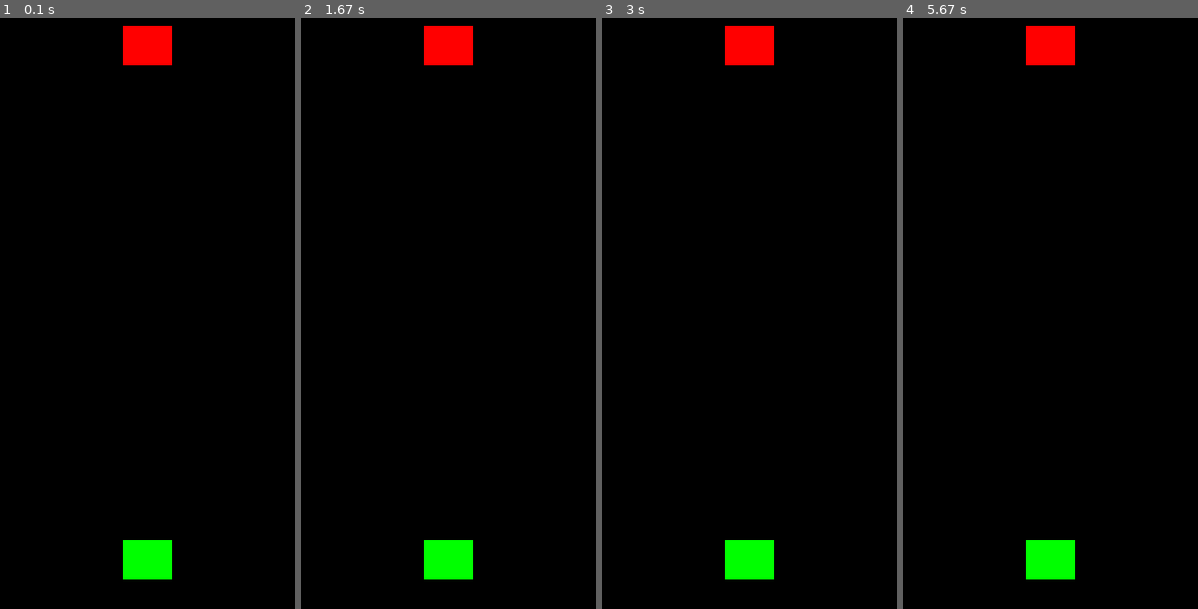
Above: before the commit, frames 1-4 (left to right).
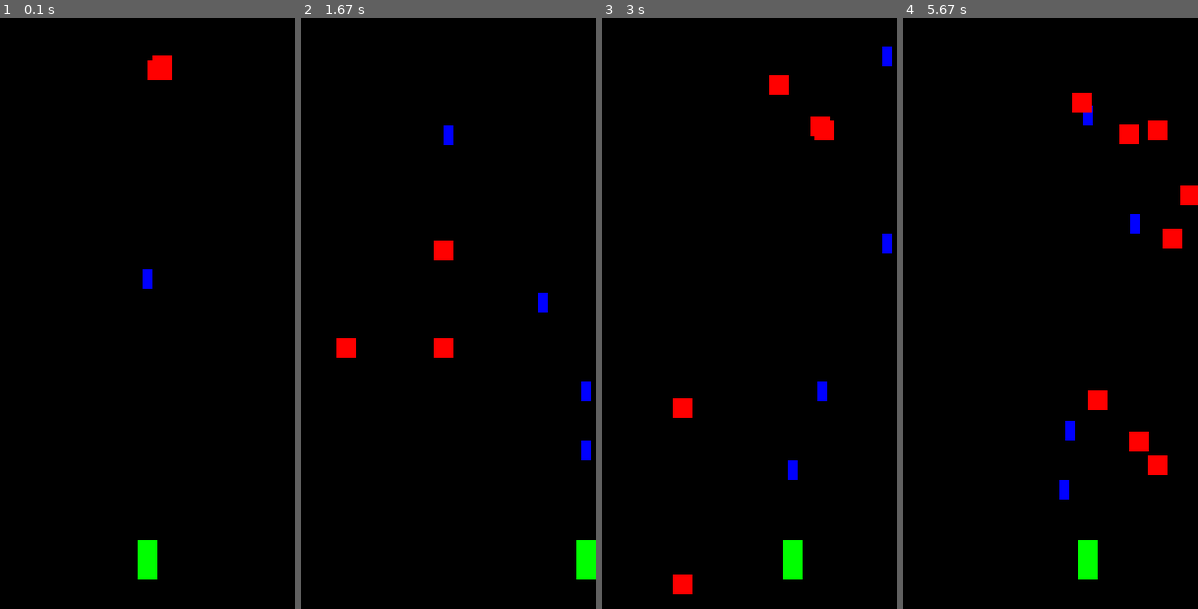
Above: after the commit, the same moments.

Repository: lispalding/pygame__shmup1
Game: pygame game, started from main.py
Two runs of this game, one before a commit and one after it. Both use one fixed random seed, a clock stepped at 60 frames per second and the inputs below.
Inputs:
- Up to frame 1 (0.1 s): no input
- Up to frame 2 (1.67 s): hold Space 0.33-0.8 s; hold Right 0.33-0.8 s; hold Right 0.83-1.3 s; tap Space at 0.9, 1.2, 1.4 s; hold W 1.33-1.63 s
- Up to frame 3 (3 s): hold Right 1.67-2.13 s; tap Space at 1.73, 2.03, 2.23, 2.53, 2.8 s; hold A 2.17-2.7 s; hold Down from 2.73 s (still down)
- Up to frame 4 (5.67 s): release Down at 3.03 s; hold A 3.07-3.47 s; tap Space at 3.13, 3.43, 3.57, 3.97, 4.27, 4.63, 5.03, 5.33, 5.53 s; hold Up 3.5-3.87 s; hold D 3.9-4.53 s; hold Down 4.57-4.93 s; hold A 4.97-5.43 s; hold Right from 5.47 s (still down)

The runs differ from the first frame. In frame 1, 2.0% of the frame differs, in the area x 41-59%, y 1-95%; in frame 2, 3.8%; in frame 3, 4.1%; in frame 4, 4.8%, in the area x 41-100%, y 1-95%.

Commit message:
03/10/2021 Push -- 2:07PM

Diff:
--- a/main.py
+++ b/main.py
@@ -19,15 +19,13 @@
 
 WIDTH = 300
 HEIGHT = 600
-
-FPS = 60
 ############## !! FIN !! ###############
 
 ############# !! CLASSES !! ############
 class Player(pg.sprite.Sprite):
     def __init__(self):
         super(Player, self).__init__() # Setting the __init__ function as the super class
-        self.image = pg.Surface((50, 40)) # Setting the height and width of the player sprite
+        self.image = pg.Surface((20, 40)) # Setting the height and width of the player sprite
         self.image.fill(GREEN) # Filling the sprite image a certain color
 
         self.rect = self.image.get_rect()
@@ -36,26 +34,110 @@
 
         self.speedx = 0
 
+        self.keypressed = False
+
+    def shoot(self):
+        b = Bullet(self.rect.centerx, self.rect.top-1)
+        allSprites.add(b)
+        bulletGroup.add(b)
+
+    def togglePressed(self):
+        """ To use: self.togglePressed()
+         This is the function that will check to see if a keypress is False. """
+        self.keypressed = False
+        self.speedx = 0
+
     def update(self):
+        """ To use: self.update()
+         This is the function that will update the movement of the player character. """
+        keystate = pg.key.get_pressed() # Checking the Keystate, whether it is pressed or not
+
+        ########## !!!! .. FLOW MOVEMENT .. !!!! ##########
+        if self.keypressed == False:
+            if keystate[pg.K_LEFT] or keystate[pg.K_a]:
+                self.speedx += -3
+                self.keypressed = True
+
+            if keystate[pg.K_RIGHT] or keystate[pg.K_d]:
+                self.speedx += 3
+                self.keypressed = True
+
         self.rect.x += self.speedx
+        ########## !!!! .. FLOW FINISHED .. !!!! ##########
+
+        # if keystate[K_SPACE]:
+        #     self.shoot()
+
+        ######### !!!! .. SCREEN BINDING .. !!!! ##########
+        ## Binding player to screen area...
+        if self.rect.left <= 0:
+            self.rect.left = 0
+
+        if self.rect.top <= 0:
+            self.rect.top = 0
+
+        if self.rect.bottom >= HEIGHT:
+            self.rect.bottom = HEIGHT
+
+        if self.rect.right >= WIDTH:
+            self.rect.right = WIDTH
+        ######### !!!! .. BINDING FINISH .. !!!! ##########
+
+class Bullet(pg.sprite.Sprite):
+    def __init__(self, x, y):
+        super(Bullet, self).__init__()
+
+        ## Creating the bullet image
+        self.image = pg.Surface((10, 20))  # Setting the height and width of the player sprite
+        self.image.fill(BLUE)  # Filling the sprite image a certain color
+
+        # Positioning the bullet
+        self.rect = self.image.get_rect()
+        self.rect.centerx = x
+        self.rect.bottom = y
+
+        self.speedy = -5
+
+    def update(self):
+        self.rect.y += self.speedy
+
+        if self.rect.bottom < 0:
+            self.kill()
 
 class NPC(pg.sprite.Sprite):
     def __init__(self):
         super(NPC, self).__init__()  # Setting the __init__ function as the super class
-        self.image = pg.Surface((50, 40))  # Setting the height and width of the player sprite
+        self.image = pg.Surface((20, 20))  # Setting the height and width of the player sprite
         self.image.fill(RED)  # Filling the sprite image a certain color
 
         self.rect = self.image.get_rect()
         self.rect.centerx = WIDTH / 2
         self.rect.bottom = (HEIGHT * .08)
 
-        self.speedx = 0
-        self.speedy = 0
+        self.randSpeedX = r.randrange(2,4)
+        self.randSpeedY = r.randrange(2,4)
+
+        self.speedx = self.randSpeedX
+        self.speedy = self.randSpeedY
 
     def update(self):
         self.rect.x += self.speedx
         self.rect.y += self.speedy
 
+        ##### !! SCREEEN WRAPPING !! #####
+        if self.rect.left > WIDTH:
+            self.rect.left = 0
+
+        if self.rect.right < 0:
+            self.rect.right = WIDTH
+
+        if self.rect.top > HEIGHT:
+            self.rect.top = 0
+
+        if self.rect.bottom < 0:
+            self.rect.bottom = HEIGHT
+        ##### !! WRAPPING FINISH !! #####
+
 ############## !! FIN !! ###############
 
 ######### !! INITIALIZATION !! #########
@@ -64,26 +146,33 @@
 
 screen = pg.display.set_mode((WIDTH, HEIGHT))
 pg.display.set_caption(title)
-clock = pg.time.Clock
+clock = pg.time.Clock()
 ############## !! FIN !! ###############
 
 ########## !! GAME OBJECTS !! ###########
+######### .. SPRITES .. ##########
 player = Player()
-npc = NPC()
-############## !! FIN !! ###############
-
-######### !! SPRITE GROUPS !! ##########
+
 allSprites = pg.sprite.Group()
 playersGroup = pg.sprite.Group()
 npcGroup = pg.sprite.Group()
+bulletGroup = pg.sprite.Group()
 
 # Adding Player and NPC to sprite groups
 playersGroup.add(player)
-npcGroup.add(npc)
+
+for i in range(12):
+    npc = NPC()
+    npcGroup.add(npc)
+
+bullet = Bullet(WIDTH/2, HEIGHT/2)
+bulletGroup.add(bullet)
+allSprites.add(bullet)
 
 # Auto adding sprites to allSprites group
 for i in playersGroup:
     allSprites.add(i)
+
 for i in npcGroup:
     allSprites.add(i)
 ############## !! FIN !! ###############
@@ -98,23 +187,66 @@
 score = 0
 level = 1
 difficulty = 0
+
+FPS = 60
 ########## .. FIN .. ###########
+
+######### !! GAME FUNCTIONS !! #########
+def spawnNpc():
+    npc = NPC()
+    npcGroup.add(npc)
+    allSprites.add(npc)
+
+######### !! GAME FUNC FINISH !! #######
 
 ######## .. GAME LOOP .. ########
 while playing:
     ### Timing
-
+    clock.tick(FPS)  # Controlling the loop
 
     ### Collecting Input
-    ## Quitting the game when we hit "x" or hits escape
-    for event in pg.event.get():
-        if event.type == pg.QUIT:
+    ##### Processing input ######
+    for event in pg.event.get():  # Getting a list of events that have happened
+        if event.type == pg.KEYUP: ## Getting if a key has been released
+            if (event.key == pg.K_LEFT) or (event.key == pg.K_a):
+                player.togglePressed()
+
+            if (event.key == pg.K_RIGHT) or (event.key == pg.K_d):
+                player.togglePressed()
+
+            if (event.key == pg.K_UP) or (event.key == pg.K_w):
+                player.togglePressed()
+
+            if (event.key == pg.K_DOWN) or (event.key == pg.K_s):
+                player.togglePressed()
+
+        ### TEMPORARY FIX FOR BULLETS ###
+        if event.type == KEYDOWN:
+            if event.key == pg.K_SPACE:
+                player.shoot()
+        ####### FIN TEMPORARY FIX #######
+
+        if event.type == pg.QUIT: ## Quitting the game when we hit "x" or hits escape
             playing = False
         if event.type == pg.KEYDOWN:
             if event.key == K_ESCAPE:
                 playing = False
 
     ### Updating Section
+    ## If NPC hits Player
+    hits0 = pg.sprite.spritecollide(player, npcGroup, True)
+
+    if hits0: # Spawning an NPC when player gets hit by NPC
+        spawnNpc()
+    #     playing = False
+
+    ## If Bullet hits NPC
+    hits1 = pg.sprite.groupcollide(npcGroup, bulletGroup, True, True)
+
+    if hits1: # Spawning an NPC when an asteroid hits bullet
+        spawnNpc()
+
+    allSprites.update()
 
     ### Display Changes / Render
     screen.fill(BLACK)
